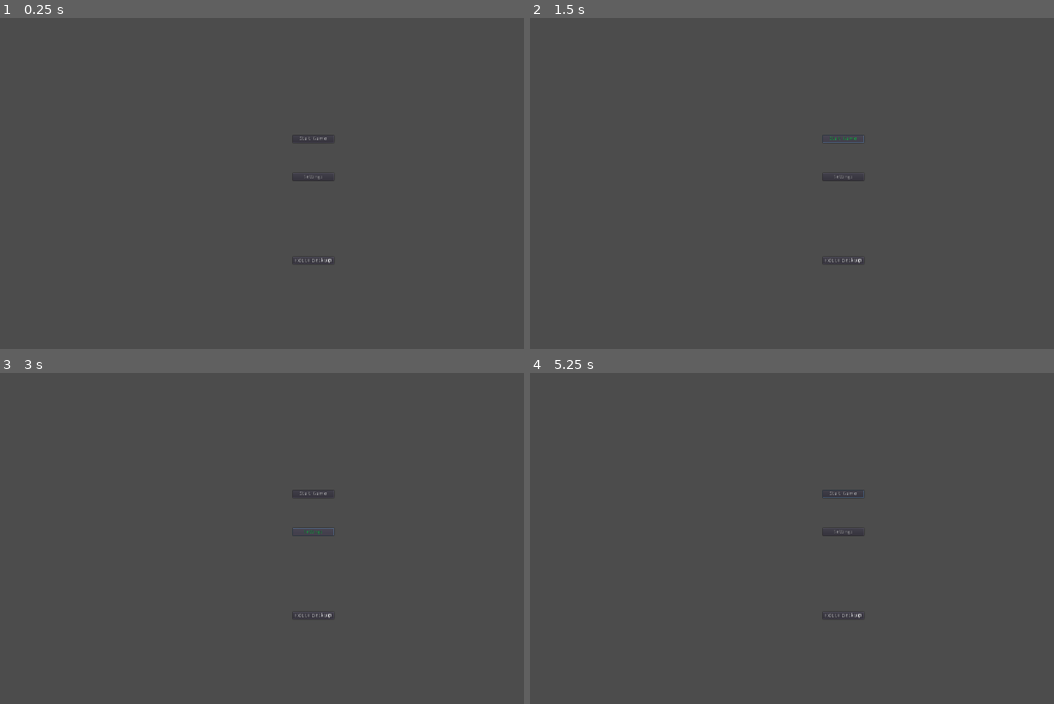
Above: before the commit, frames 1-4 (two rows, left to right).
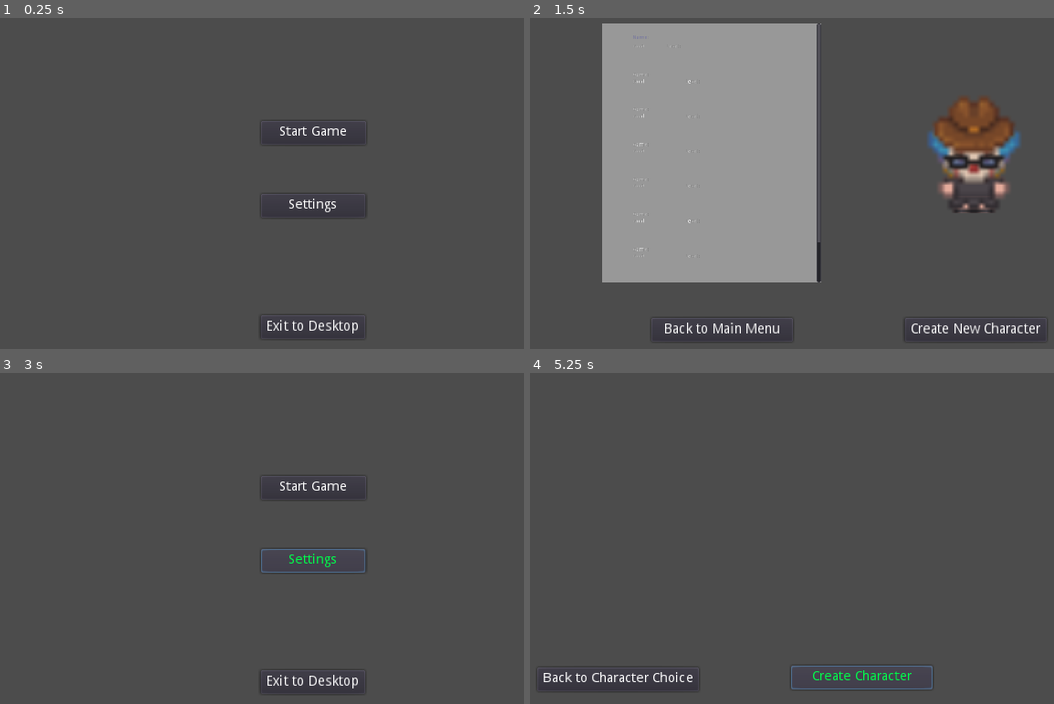
Above: after the commit, the same moments.

Repository: jensbeh/project-se-kassel-project-alpha
Game: Godot game, scene res://scenes/SceneManager.tscn
Two runs of this game, one before a commit and one after it. Both use one fixed random seed, a clock stepped at 60 frames per second and the inputs below.
Inputs (mouse positions are in pixels of both pictures, inside the frame that each line leads up to):
- Up to frame 1 (0.25 s): no input
- Up to frame 2 (1.5 s): click "Settings" at 0.5 s; click "Start Game" at 1.25 s
- Up to frame 3 (3 s): click (193, 684) at 2 s, where only the run after the commit has a clickable "Back to Main Menu"; click "Settings" at 2.75 s
- Up to frame 4 (5.25 s): click "Start Game" at 3.5 s; click (975, 684) at 4.25 s, where only the run after the commit has a clickable "Create New Character"; click (860, 677) at 5 s, where only the run after the commit has a clickable "Create Character"

The runs differ from the first frame. In frame 1, 0.7% of the frame differs, in the area x 49-70%, y 32-97%; in frame 2, 36%, in the area x 13-98%, y 1-98%; in frame 3, 0.8%; in frame 4, 0.9%.

Commit message:
feat: some changes in menu

Diff:
--- /dev/null
+++ b/scenes/CharacterScreen.gd
@@ -0,0 +1,19 @@
+extends Node2D
+
+var selected_character = 0
+onready var list = $ScrollContainer/MarginContainer/CharacterList
+
+func _ready():
+	change_menu_color()
+
+
+func change_menu_color():
+	list.get_child(0).get_child(0).modulate = Color(0x00ff4c)
+
+
+func _on_Back_pressed():
+	get_tree().change_scene("res://scenes/MainMenuScreen.tscn")
+
+
+func _on_Create_Character_pressed():
+	get_tree().change_scene("res://scenes/CreateCharacter.tscn")
--- /dev/null
+++ b/scenes/CharacterScreen.tscn
@@ -0,0 +1,332 @@
+[gd_scene load_steps=6 format=2]
+
+[ext_resource path="res://scenes/CharacterScreen.gd" type="Script" id=1]
+[ext_resource path="res://scenes/player/Player.tscn" type="PackedScene" id=2]
+
+[sub_resource type="StyleBoxFlat" id=1]
+
+[sub_resource type="Environment" id=2]
+background_mode = 1
+background_color = Color( 0.92549, 0.862745, 0.862745, 1 )
+ambient_light_color = Color( 0.639216, 0.254902, 0.254902, 1 )
+
+[sub_resource type="World" id=3]
+environment = SubResource( 2 )
+
+[node name="CharacterScreen" type="Node2D"]
+script = ExtResource( 1 )
+
+[node name="Create Character" type="Button" parent="."]
+margin_left = 1122.0
+margin_top = 852.0
+margin_right = 1271.0
+margin_bottom = 877.0
+rect_scale = Vector2( 2.5, 2.5 )
+custom_colors/font_color_focus = Color( 1, 1, 1, 1 )
+custom_colors/font_color = Color( 1, 1, 1, 1 )
+custom_colors/font_color_hover = Color( 0, 1, 0.298039, 1 )
+custom_colors/font_color_pressed = Color( 0, 1, 0.298039, 1 )
+text = "Create New Character"
+
+[node name="Back" type="Button" parent="."]
+margin_left = 456.0
+margin_top = 852.0
+margin_right = 605.0
+margin_bottom = 877.0
+rect_scale = Vector2( 2.5, 2.5 )
+custom_colors/font_color_focus = Color( 1, 1, 1, 1 )
+custom_colors/font_color = Color( 1, 1, 1, 1 )
+custom_colors/font_color_hover = Color( 0, 1, 0.298039, 1 )
+custom_colors/font_color_pressed = Color( 0, 1, 0.298039, 1 )
+text = "Back to Main Menu"
+
+[node name="ScrollContainer" type="ScrollContainer" parent="."]
+margin_left = 327.0
+margin_top = 77.0
+margin_right = 903.0
+margin_bottom = 758.0
+custom_styles/bg = SubResource( 1 )
+
+[node name="MarginContainer" type="MarginContainer" parent="ScrollContainer"]
+margin_right = 260.0
+margin_bottom = 804.0
+custom_constants/margin_top = 30
+custom_constants/margin_left = 80
+
+[node name="CharacterList" type="VBoxContainer" parent="ScrollContainer/MarginContainer"]
+margin_left = 80.0
+margin_top = 30.0
+margin_right = 260.0
+margin_bottom = 804.0
+custom_constants/separation = 60
+alignment = 1
+
+[node name="VBoxContainer" type="VBoxContainer" parent="ScrollContainer/MarginContainer/CharacterList"]
+margin_right = 180.0
+margin_bottom = 38.0
+custom_constants/separation = 10
+alignment = 1
+
+[node name="Name" type="Label" parent="ScrollContainer/MarginContainer/CharacterList/VBoxContainer"]
+margin_right = 180.0
+margin_bottom = 14.0
+text = "Name: "
+
+[node name="HBoxContainer" type="HBoxContainer" parent="ScrollContainer/MarginContainer/CharacterList/VBoxContainer"]
+margin_top = 24.0
+margin_right = 180.0
+margin_bottom = 38.0
+custom_constants/separation = 50
+
+[node name="Gold" type="Label" parent="ScrollContainer/MarginContainer/CharacterList/VBoxContainer/HBoxContainer"]
+margin_right = 38.0
+margin_bottom = 14.0
+text = "Gold: "
+
+[node name="Level" type="Label" parent="ScrollContainer/MarginContainer/CharacterList/VBoxContainer/HBoxContainer"]
+margin_left = 88.0
+margin_right = 130.0
+margin_bottom = 14.0
+text = "Level: "
+
+[node name="VBoxContainer2" type="VBoxContainer" parent="ScrollContainer/MarginContainer/CharacterList"]
+margin_top = 98.0
+margin_right = 180.0
+margin_bottom = 130.0
+alignment = 1
+
+[node name="Name" type="Label" parent="ScrollContainer/MarginContainer/CharacterList/VBoxContainer2"]
+margin_right = 180.0
+margin_bottom = 14.0
+text = "Name: "
+
+[node name="HBoxContainer" type="HBoxContainer" parent="ScrollContainer/MarginContainer/CharacterList/VBoxContainer2"]
+margin_top = 18.0
+margin_right = 180.0
+margin_bottom = 32.0
+custom_constants/separation = 100
+
+[node name="Gold" type="Label" parent="ScrollContainer/MarginContainer/CharacterList/VBoxContainer2/HBoxContainer"]
+margin_right = 38.0
+margin_bottom = 14.0
+text = "Gold: "
+
+[node name="Level" type="Label" parent="ScrollContainer/MarginContainer/CharacterList/VBoxContainer2/HBoxContainer"]
+margin_left = 138.0
+margin_right = 180.0
+margin_bottom = 14.0
+text = "Level: "
+
+[node name="VBoxContainer3" type="VBoxContainer" parent="ScrollContainer/MarginContainer/CharacterList"]
+margin_top = 190.0
+margin_right = 180.0
+margin_bottom = 222.0
+alignment = 1
+
+[node name="Name" type="Label" parent="ScrollContainer/MarginContainer/CharacterList/VBoxContainer3"]
+margin_right = 180.0
+margin_bottom = 14.0
+text = "Name: "
+
+[node name="HBoxContainer" type="HBoxContainer" parent="ScrollContainer/MarginContainer/CharacterList/VBoxContainer3"]
+margin_top = 18.0
+margin_right = 180.0
+margin_bottom = 32.0
+custom_constants/separation = 100
+
+[node name="Gold" type="Label" parent="ScrollContainer/MarginContainer/CharacterList/VBoxContainer3/HBoxContainer"]
+margin_right = 38.0
+margin_bottom = 14.0
+text = "Gold: "
+
+[node name="Level" type="Label" parent="ScrollContainer/MarginContainer/CharacterList/VBoxContainer3/HBoxContainer"]
+margin_left = 138.0
+margin_right = 180.0
+margin_bottom = 14.0
+text = "Level: "
+
+[node name="VBoxContainer4" type="VBoxContainer" parent="ScrollContainer/MarginContainer/CharacterList"]
+margin_top = 282.0
+margin_right = 180.0
+margin_bottom = 314.0
+alignment = 1
+
+[node name="Name" type="Label" parent="ScrollContainer/MarginContainer/CharacterList/VBoxContainer4"]
+margin_right = 180.0
+margin_bottom = 14.0
+text = "Name: "
+
+[node name="HBoxContainer" type="HBoxContainer" parent="ScrollContainer/MarginContainer/CharacterList/VBoxContainer4"]
+margin_top = 18.0
+margin_right = 180.0
+margin_bottom = 32.0
+custom_constants/separation = 100
+
+[node name="Gold" type="Label" parent="ScrollContainer/MarginContainer/CharacterList/VBoxContainer4/HBoxContainer"]
+margin_right = 38.0
+margin_bottom = 14.0
+text = "Gold: "
+
+[node name="Level" type="Label" parent="ScrollContainer/MarginContainer/CharacterList/VBoxContainer4/HBoxContainer"]
+margin_left = 138.0
+margin_right = 180.0
+margin_bottom = 14.0
+text = "Level: "
+
+[node name="VBoxContainer5" type="VBoxContainer" parent="ScrollContainer/MarginContainer/CharacterList"]
+margin_top = 374.0
+margin_right = 180.0
+margin_bottom = 406.0
+alignment = 1
+
+[node name="Name" type="Label" parent="ScrollContainer/MarginContainer/CharacterList/VBoxContainer5"]
+margin_right = 180.0
+margin_bottom = 14.0
+text = "Name: "
+
+[node name="HBoxContainer" type="HBoxContainer" parent="ScrollContainer/MarginContainer/CharacterList/VBoxContainer5"]
+margin_top = 18.0
+margin_right = 180.0
+margin_bottom = 32.0
+custom_constants/separation = 100
+
+[node name="Gold" type="Label" parent="ScrollContainer/MarginContainer/CharacterList/VBoxContainer5/HBoxContainer"]
+margin_right = 38.0
+margin_bottom = 14.0
+text = "Gold: "
+
+[node name="Level" type="Label" parent="ScrollContainer/MarginContainer/CharacterList/VBoxContainer5/HBoxContainer"]
+margin_left = 138.0
+margin_right = 180.0
+margin_bottom = 14.0
+text = "Level: "
+
+[node name="VBoxContainer6" type="VBoxContainer" parent="ScrollContainer/MarginContainer/CharacterList"]
+margin_top = 466.0
+margin_right = 180.0
+margin_bottom = 498.0
+alignment = 1
+
+[node name="Name" type="Label" parent="ScrollContainer/MarginContainer/CharacterList/VBoxContainer6"]
+margin_right = 180.0
+margin_bottom = 14.0
+text = "Name: "
+
+[node name="HBoxContainer" type="HBoxContainer" parent="ScrollContainer/MarginContainer/CharacterList/VBoxContainer6"]
+margin_top = 18.0
+margin_right = 180.0
+margin_bottom = 32.0
+custom_constants/separation = 100
+
+[node name="Gold" type="Label" parent="ScrollContainer/MarginContainer/CharacterList/VBoxContainer6/HBoxContainer"]
+margin_right = 38.0
+margin_bottom = 14.0
+text = "Gold: "
+
+[node name="Level" type="Label" parent="ScrollContainer/MarginContainer/CharacterList/VBoxContainer6/HBoxContainer"]
+margin_left = 138.0
+margin_right = 180.0
+margin_bottom = 14.0
+text = "Level: "
+
+[node name="VBoxContainer7" type="VBoxContainer" parent="ScrollContainer/MarginContainer/CharacterList"]
+margin_top = 558.0
+margin_right = 180.0
+margin_bottom = 590.0
+alignment = 1
+
+[node name="Name" type="Label" parent="ScrollContainer/MarginContainer/CharacterList/VBoxContainer7"]
+margin_right = 180.0
+margin_bottom = 14.0
+text = "Name: "
+
+[node name="HBoxContainer" type="HBoxContainer" parent="ScrollContainer/MarginContainer/CharacterList/VBoxContainer7"]
+margin_top = 18.0
+margin_right = 180.0
+margin_bottom = 32.0
+custom_constants/separation = 100
+
+[node name="Gold" type="Label" parent="ScrollContainer/MarginContainer/CharacterList/VBoxContainer7/HBoxContainer"]
+margin_right = 38.0
+margin_bottom = 14.0
+text = "Gold: "
+
+[node name="Level" type="Label" parent="ScrollContainer/MarginContainer/CharacterList/VBoxContainer7/HBoxContainer"]
+margin_left = 138.0
+margin_right = 180.0
+margin_bottom = 14.0
+text = "Level: "
+
+[node name="VBoxContainer8" type="VBoxContainer" parent="ScrollContainer/MarginContainer/CharacterList"]
+margin_top = 650.0
+margin_right = 180.0
+margin_bottom = 682.0
+alignment = 1
+
+[node name="Name" type="Label" parent="ScrollContainer/MarginContainer/CharacterList/VBoxContainer8"]
+margin_right = 180.0
+margin_bottom = 14.0
+text = "Name: "
+
+[node name="HBoxContainer" type="HBoxContainer" parent="ScrollContainer/MarginContainer/CharacterList/VBoxContainer8"]
+margin_top = 18.0
+margin_right = 180.0
+margin_bottom = 32.0
+custom_constants/separation = 100
+
+[node name="Gold" type="Label" parent="ScrollContainer/MarginContainer/CharacterList/VBoxContainer8/HBoxContainer"]
+margin_right = 38.0
+margin_bottom = 14.0
+text = "Gold: "
+
+[node name="Level" type="Label" parent="ScrollContainer/MarginContainer/CharacterList/VBoxContainer8/HBoxContainer"]
+margin_left = 138.0
+margin_right = 180.0
+margin_bottom = 14.0
+text = "Level: "
+
+[node name="VBoxContainer9" type="VBoxContainer" parent="ScrollContainer/MarginContainer/CharacterList"]
+margin_top = 742.0
+margin_right = 180.0
+margin_bottom = 774.0
+alignment = 1
+
+[node name="Name" type="Label" parent="ScrollContainer/MarginContainer/CharacterList/VBoxContainer9"]
+margin_right = 180.0
+margin_bottom = 14.0
+text = "Name: "
+
+[node name="HBoxContainer" type="HBoxContainer" parent="ScrollContainer/MarginContainer/CharacterList/VBoxContainer9"]
+margin_top = 18.0
+margin_right = 180.0
+margin_bottom = 32.0
+custom_constants/separation = 100
+
+[node name="Gold" type="Label" parent="ScrollContainer/MarginContainer/CharacterList/VBoxContainer9/HBoxContainer"]
+margin_right = 38.0
+margin_bottom = 14.0
+text = "Gold: "
+
+[node name="Level" type="Label" parent="ScrollContainer/MarginContainer/CharacterList/VBoxContainer9/HBoxContainer"]
+margin_left = 138.0
+margin_right = 180.0
+margin_bottom = 14.0
+text = "Level: "
+
+[node name="ViewportContainer" type="ViewportContainer" parent="."]
+margin_left = 948.0
+margin_top = 87.0
+margin_right = 1448.0
+margin_bottom = 747.0
+
+[node name="Viewport" type="Viewport" parent="ViewportContainer"]
+size = Vector2( 500, 660 )
+world = SubResource( 3 )
+handle_input_locally = false
+render_target_update_mode = 3
+
+[node name="Player" parent="ViewportContainer/Viewport" instance=ExtResource( 2 )]
+scale = Vector2( 4, 4 )
+
+[connection signal="pressed" from="Create Character" to="." method="_on_Create_Character_pressed"]
+[connection signal="pressed" from="Back" to="." method="_on_Back_pressed"]
--- /dev/null
+++ b/scenes/CreateCharacter.gd
@@ -0,0 +1,13 @@
+extends Node2D
+
+
+func _ready():
+	pass # Replace with function body.
+
+
+func _on_Back_pressed():
+	get_tree().change_scene("res://scenes/CharacterScreen.tscn")
+
+
+func _on_Create_Character_pressed():
+	pass # Replace with function body.
--- /dev/null
+++ b/scenes/CreateCharacter.tscn
@@ -0,0 +1,33 @@
+[gd_scene load_steps=2 format=2]
+
+[ext_resource path="res://scenes/CreateCharacter.gd" type="Script" id=1]
+
+[node name="CreateCharacter" type="Node2D"]
+script = ExtResource( 1 )
+
+[node name="Create Character" type="Button" parent="."]
+margin_left = 823.0
+margin_top = 832.0
+margin_right = 972.0
+margin_bottom = 857.0
+rect_scale = Vector2( 2.5, 2.5 )
+custom_colors/font_color_focus = Color( 1, 1, 1, 1 )
+custom_colors/font_color = Color( 1, 1, 1, 1 )
+custom_colors/font_color_hover = Color( 0, 1, 0.298039, 1 )
+custom_colors/font_color_pressed = Color( 0, 1, 0.298039, 1 )
+text = "Create Character"
+
+[node name="Back" type="Button" parent="."]
+margin_left = 156.0
+margin_top = 837.0
+margin_right = 305.0
+margin_bottom = 862.0
+rect_scale = Vector2( 2.5, 2.5 )
+custom_colors/font_color_focus = Color( 1, 1, 1, 1 )
+custom_colors/font_color = Color( 1, 1, 1, 1 )
+custom_colors/font_color_hover = Color( 0, 1, 0.298039, 1 )
+custom_colors/font_color_pressed = Color( 0, 1, 0.298039, 1 )
+text = "Back to Character Choice"
+
+[connection signal="pressed" from="Create Character" to="." method="_on_Create_Character_pressed"]
+[connection signal="pressed" from="Back" to="." method="_on_Back_pressed"]
--- a/scenes/MainMenuScreen.gd
+++ b/scenes/MainMenuScreen.gd
@@ -5,7 +5,7 @@
 
 
 func _on_Start_Game_pressed():
-	get_tree().change_scene("")
+	get_tree().change_scene("res://scenes/CharacterScreen.tscn")
 
 
 func _on_Settings_pressed():
@@ -13,4 +13,4 @@
 
 
 func _on_Exit_to_Desktop_pressed():
-	get_tree().change_scene("")
+	get_tree().quit()
--- a/scenes/MainMenuScreen.tscn
+++ b/scenes/MainMenuScreen.tscn
@@ -1,67 +1,86 @@
-[gd_scene load_steps=2 format=2]
+[gd_scene load_steps=5 format=2]
 
 [ext_resource path="res://scenes/MainMenuScreen.gd" type="Script" id=1]
+[ext_resource path="res://assets/ZallmanCaps.ttf" type="DynamicFontData" id=2]
+
+[sub_resource type="DynamicFont" id=1]
+size = 65
+outline_size = 2
+font_data = ExtResource( 2 )
+
+[sub_resource type="DynamicFont" id=2]
+size = 65
+outline_size = 2
+outline_color = Color( 0, 0, 0, 1 )
+use_filter = true
+font_data = ExtResource( 2 )
 
 [node name="MainMenuScreen" type="Node2D"]
 script = ExtResource( 1 )
 
-[node name="CenterContainer" type="CenterContainer" parent="."]
-margin_right = 1914.0
-margin_bottom = 1082.0
+[node name="TextureRect" type="TextureRect" parent="."]
+margin_right = 1920.0
+margin_bottom = 1071.0
 
-[node name="MarginContainer" type="MarginContainer" parent="CenterContainer"]
-margin_left = 902.0
-margin_top = 406.0
-margin_right = 1122.0
-margin_bottom = 806.0
-rect_pivot_offset = Vector2( -1366, -252 )
-
-[node name="VBoxContainer2" type="VBoxContainer" parent="CenterContainer/MarginContainer"]
-margin_right = 220.0
-margin_bottom = 400.0
-grow_horizontal = 2
-grow_vertical = 2
-custom_constants/separation = 130
-
-[node name="VBoxContainer" type="VBoxContainer" parent="CenterContainer/MarginContainer/VBoxContainer2"]
-margin_right = 220.0
-margin_bottom = 160.0
-custom_constants/separation = 80
-alignment = 1
-
-[node name="Start Game" type="Button" parent="CenterContainer/MarginContainer/VBoxContainer2/VBoxContainer"]
-margin_top = 20.0
-margin_right = 110.0
-margin_bottom = 40.0
-rect_scale = Vector2( 2, 2 )
+[node name="Start Game" type="Button" parent="."]
+margin_left = 824.0
+margin_top = 333.0
+margin_right = 934.0
+margin_bottom = 358.0
+rect_scale = Vector2( 2.5, 2.5 )
 custom_colors/font_color_focus = Color( 1, 1, 1, 1 )
 custom_colors/font_color = Color( 1, 1, 1, 1 )
 custom_colors/font_color_hover = Color( 0, 1, 0.298039, 1 )
 custom_colors/font_color_pressed = Color( 0, 1, 0.298039, 1 )
 text = "Start Game"
 
-[node name="Settings" type="Button" parent="CenterContainer/MarginContainer/VBoxContainer2/VBoxContainer"]
-margin_top = 120.0
-margin_right = 110.0
-margin_bottom = 140.0
-rect_scale = Vector2( 2, 2 )
+[node name="Settings" type="Button" parent="."]
+margin_left = 823.0
+margin_top = 525.0
+margin_right = 933.0
+margin_bottom = 550.0
+rect_scale = Vector2( 2.5, 2.5 )
 custom_colors/font_color_focus = Color( 1, 1, 1, 1 )
 custom_colors/font_color = Color( 1, 1, 1, 1 )
 custom_colors/font_color_hover = Color( 0, 1, 0.298039, 1 )
 custom_colors/font_color_pressed = Color( 0, 1, 0.298039, 1 )
 text = "Settings"
 
-[node name="Exit to Desktop" type="Button" parent="CenterContainer/MarginContainer/VBoxContainer2"]
-margin_top = 250.0
-margin_right = 110.0
-margin_bottom = 270.0
-rect_scale = Vector2( 2, 2 )
+[node name="Exit to Desktop" type="Button" parent="."]
+margin_left = 822.0
+margin_top = 845.0
+margin_right = 932.0
+margin_bottom = 870.0
+rect_scale = Vector2( 2.5, 2.5 )
 custom_colors/font_color_focus = Color( 1, 1, 1, 1 )
 custom_colors/font_color = Color( 1, 1, 1, 1 )
 custom_colors/font_color_hover = Color( 0, 1, 0.298039, 1 )
 custom_colors/font_color_pressed = Color( 0, 1, 0.298039, 1 )
 text = "Exit to Desktop"
 
-[connection signal="pressed" from="CenterContainer/MarginContainer/VBoxContainer2/VBoxContainer/Start Game" to="." method="_on_Start_Game_pressed"]
-[connection signal="pressed" from="CenterContainer/MarginContainer/VBoxContainer2/VBoxContainer/Settings" to="." method="_on_Settings_pressed"]
-[connection signal="pressed" from="CenterContainer/MarginContainer/VBoxContainer2/Exit to Desktop" to="." method="_on_Exit_to_Desktop_pressed"]
+[node name="Label" type="Label" parent="."]
+margin_left = 586.0
+margin_top = 86.0
+margin_right = 1311.0
+margin_bottom = 226.0
+custom_colors/font_color = Color( 0.564706, 0.552941, 0.4, 1 )
+custom_colors/font_outline_modulate = Color( 0, 0, 0, 1 )
+custom_colors/font_color_shadow = Color( 0, 0, 0, 1 )
+custom_fonts/font = SubResource( 1 )
+text = "Projekt Alpha"
+align = 1
+valign = 1
+uppercase = true
+
+[node name="RichTextLabel" type="RichTextLabel" parent="."]
+visible = false
+margin_left = 68.0
+margin_top = 85.0
+margin_right = 835.0
+margin_bottom = 382.0
+custom_fonts/normal_font = SubResource( 2 )
+text = "Projekt Alpha"
+
+[connection signal="pressed" from="Start Game" to="." method="_on_Start_Game_pressed"]
+[connection signal="pressed" from="Settings" to="." method="_on_Settings_pressed"]
+[connection signal="pressed" from="Exit to Desktop" to="." method="_on_Exit_to_Desktop_pressed"]
--- a/scenes/SceneManager.tscn
+++ b/scenes/SceneManager.tscn
@@ -8,21 +8,4 @@
 
 [node name="MainMenuScreen" parent="CurrentScene" instance=ExtResource( 2 )]
 
-[node name="CenterContainer" parent="CurrentScene/MainMenuScreen" index="0"]
-margin_left = 4.0
-margin_right = 1918.0
-
-[node name="MarginContainer" parent="CurrentScene/MainMenuScreen/CenterContainer" index="0"]
-margin_top = 371.0
-margin_bottom = 711.0
-rect_pivot_offset = Vector2( 0, 0 )
-
-[node name="VBoxContainer2" parent="CurrentScene/MainMenuScreen/CenterContainer/MarginContainer" index="0"]
-margin_bottom = 340.0
-custom_constants/separation = 200
-
-[node name="Exit to Desktop" parent="CurrentScene/MainMenuScreen/CenterContainer/MarginContainer/VBoxContainer2" index="1"]
-margin_top = 320.0
-margin_bottom = 340.0
-
 [editable path="CurrentScene/MainMenuScreen"]
Binary file added: assets/LimeBlossomCaps.ttf
